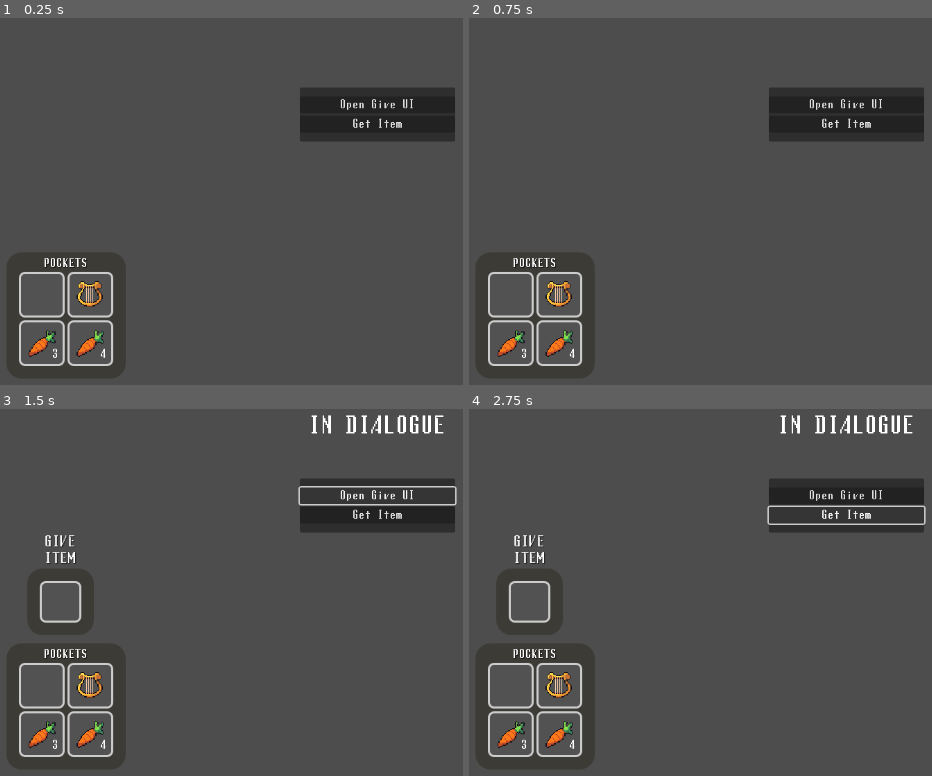
Above: before the commit, frames 1-4 (two rows, left to right).
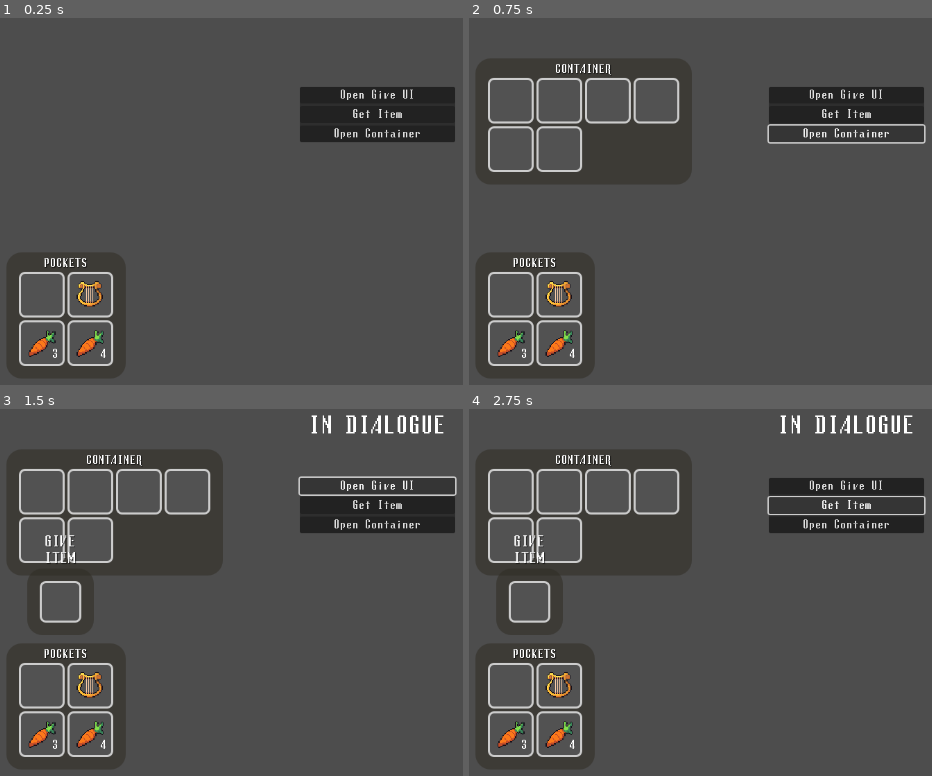
Above: after the commit, the same moments.

Repository: hamgoblin45/Fascism-Sim
Game: Godot game, scene res://Interface/inventory_ui.tscn
The game is run twice, just before and just after one commit, with the same random seed, the same clock (stepped at 60 frames per second) and the same inputs.
Inputs (mouse positions are in pixels of both pictures, inside the frame that each line leads up to):
- Up to frame 1 (0.25 s): no input
- Up to frame 2 (0.75 s): click (848, 135) at 0.5 s, where only the run after the commit has a clickable "Open Container"
- Up to frame 3 (1.5 s): click "Open Give UI" at 1.25 s
- Up to frame 4 (2.75 s): click "Get Item" at 2 s

The runs differ from the first frame. In frame 1, 0.8% of the frame differs, in the area x 65-99%, y 18-34%; in frame 2, 2.9%; in frame 3, 3.1%, in the area x 4-99%, y 12-42%; in frame 4, 3.1%.

Commit message:
External inventories

Diff:
--- /dev/null
+++ b/fasc-sim-inventory-ui/Interface/TestStuff/test_external_inventory.tres
@@ -0,0 +1,9 @@
+[gd_resource type="Resource" script_class="InventoryData" load_steps=3 format=3 uid="uid://qecerdvqb2fx"]
+
+[ext_resource type="Script" uid="uid://crfuvv7qrrub3" path="res://Data/InventoryData.gd" id="1_0jsfr"]
+[ext_resource type="Script" uid="uid://bg2a6tr7dx7cs" path="res://Data/InventorySlotData.gd" id="2_p0td4"]
+
+[resource]
+script = ExtResource("1_0jsfr")
+slot_datas = Array[ExtResource("2_p0td4")]([null, null, null, null, null, null])
+metadata/_custom_type_script = "uid://crfuvv7qrrub3"
--- a/fasc-sim-inventory-ui/Interface/inventory_slot_ui.tscn
+++ b/fasc-sim-inventory-ui/Interface/inventory_slot_ui.tscn
@@ -19,6 +19,7 @@
 script = ExtResource("1_e3oss")
 
 [node name="ItemUI" type="MarginContainer" parent="."]
+custom_minimum_size = Vector2(60, 60)
 layout_mode = 2
 theme_override_constants/margin_left = 6
 theme_override_constants/margin_top = 6
--- a/fasc-sim-inventory-ui/Interface/inventory_ui.gd
+++ b/fasc-sim-inventory-ui/Interface/inventory_ui.gd
@@ -18,6 +18,9 @@
 
 @onready var item_context_ui: PanelContainer = %ItemContextUI
 
+@onready var external_inventory: PanelContainer = %ExternalInventory
+@onready var external_slot_container: GridContainer = %ExternalSlotContainer
+
 @onready var give_item_ui: PanelContainer = %GiveItemUI
 @onready var give_item_slot: PanelContainer = %GiveItemSlot
 
@@ -25,6 +28,7 @@
 func _ready() -> void:
 	EventBus.inventory_interacted.connect(_on_inventory_interact)
 	EventBus.splitting_item_stack.connect(_on_slot_split)
+	EventBus.setting_external_inventory.connect(_set_external_inventory)
 	_set_player_inventory()
 
 
@@ -135,6 +139,19 @@
 func _on_grab_timer_timeout() -> void:
 	_set_grabbed_slot()
 
+func _set_external_inventory(inv_data: InventoryData):
+	external_inventory_data = inv_data
+	for slot in external_slot_container.get_children():
+		slot.queue_free()
+	if !inv_data:
+		external_inventory.hide()
+
+	else:
+		external_inventory.show()
+		for slot in external_inventory_data.slot_datas:
+			var slot_ui = INVENTORY_SLOT.instantiate()
+			external_slot_container.add_child(slot_ui)
+			slot_ui.set_slot_data(slot)
 
 func _on_give_item_slot_gui_input(event: InputEvent) -> void:
 	if event is InputEventMouseButton and event.is_pressed():
--- a/fasc-sim-inventory-ui/Interface/inventory_ui.tscn
+++ b/fasc-sim-inventory-ui/Interface/inventory_ui.tscn
@@ -145,6 +145,76 @@
 theme_override_styles/panel = SubResource("StyleBoxFlat_gur8t")
 
 [node name="InventorySlotUI4" parent="PlayerInventoryUI/MarginContainer/VBoxContainer/SlotsPanel/PocketSlotContainer" instance=ExtResource("2_spoia")]
+layout_mode = 2
+theme_override_styles/panel = SubResource("StyleBoxFlat_c0f0r")
+
+[node name="ExternalInventory" type="PanelContainer" parent="."]
+unique_name_in_owner = true
+visible = false
+custom_minimum_size = Vector2(304, 0)
+layout_mode = 0
+offset_left = 41.0
+offset_top = 155.0
+offset_right = 345.0
+offset_bottom = 333.0
+theme_override_styles/panel = ExtResource("6_3y5k6")
+
+[node name="MarginContainer" type="MarginContainer" parent="ExternalInventory"]
+layout_mode = 2
+theme_override_constants/margin_left = 18
+theme_override_constants/margin_top = 8
+theme_override_constants/margin_right = 18
+theme_override_constants/margin_bottom = 18
+
+[node name="VBoxContainer" type="VBoxContainer" parent="ExternalInventory/MarginContainer"]
+layout_mode = 2
+
+[node name="ExternalLabel" type="Label" parent="ExternalInventory/MarginContainer/VBoxContainer"]
+layout_mode = 2
+theme_override_colors/font_shadow_color = Color(0, 0, 0, 0.49803922)
+text = "CONTAINER"
+horizontal_alignment = 1
+
+[node name="SlotsPanel" type="PanelContainer" parent="ExternalInventory/MarginContainer/VBoxContainer"]
+layout_mode = 2
+size_flags_vertical = 3
+theme_override_styles/panel = SubResource("StyleBoxEmpty_gur8t")
+
+[node name="ExternalSlotContainer" type="GridContainer" parent="ExternalInventory/MarginContainer/VBoxContainer/SlotsPanel"]
+unique_name_in_owner = true
+layout_mode = 2
+size_flags_horizontal = 4
+columns = 4
+
+[node name="InventorySlotUI" parent="ExternalInventory/MarginContainer/VBoxContainer/SlotsPanel/ExternalSlotContainer" instance=ExtResource("2_spoia")]
+layout_mode = 2
+theme_override_styles/panel = SubResource("StyleBoxFlat_3xrn1")
+
+[node name="InventorySlotUI2" parent="ExternalInventory/MarginContainer/VBoxContainer/SlotsPanel/ExternalSlotContainer" instance=ExtResource("2_spoia")]
+layout_mode = 2
+theme_override_styles/panel = SubResource("StyleBoxFlat_3y5k6")
+
+[node name="InventorySlotUI3" parent="ExternalInventory/MarginContainer/VBoxContainer/SlotsPanel/ExternalSlotContainer" instance=ExtResource("2_spoia")]
+layout_mode = 2
+theme_override_styles/panel = SubResource("StyleBoxFlat_gur8t")
+
+[node name="InventorySlotUI4" parent="ExternalInventory/MarginContainer/VBoxContainer/SlotsPanel/ExternalSlotContainer" instance=ExtResource("2_spoia")]
+layout_mode = 2
+theme_override_styles/panel = SubResource("StyleBoxFlat_c0f0r")
+
+[node name="InventorySlotUI5" parent="ExternalInventory/MarginContainer/VBoxContainer/SlotsPanel/ExternalSlotContainer" instance=ExtResource("2_spoia")]
+layout_mode = 2
+theme_override_styles/panel = SubResource("StyleBoxFlat_3xrn1")
+
+[node name="InventorySlotUI6" parent="ExternalInventory/MarginContainer/VBoxContainer/SlotsPanel/ExternalSlotContainer" instance=ExtResource("2_spoia")]
+layout_mode = 2
+theme_override_styles/panel = SubResource("StyleBoxFlat_3y5k6")
+
+[node name="InventorySlotUI7" parent="ExternalInventory/MarginContainer/VBoxContainer/SlotsPanel/ExternalSlotContainer" instance=ExtResource("2_spoia")]
+layout_mode = 2
+theme_override_styles/panel = SubResource("StyleBoxFlat_gur8t")
+
+[node name="InventorySlotUI8" parent="ExternalInventory/MarginContainer/VBoxContainer/SlotsPanel/ExternalSlotContainer" instance=ExtResource("2_spoia")]
 layout_mode = 2
 theme_override_styles/panel = SubResource("StyleBoxFlat_c0f0r")
 
@@ -415,6 +485,11 @@
 layout_mode = 2
 mouse_filter = 1
 text = "Get Item"
+
+[node name="OpenContainer" type="Button" parent="TestStuff/TestPanel/VBoxContainer"]
+layout_mode = 2
+mouse_filter = 1
+text = "Open Container"
 
 [node name="DialogueLabel" type="Label" parent="TestStuff"]
 unique_name_in_owner = true
@@ -459,3 +534,4 @@
 [connection signal="timeout" from="GrabbedSlotUI/GrabTimer" to="." method="_on_grab_timer_timeout"]
 [connection signal="pressed" from="TestStuff/TestPanel/VBoxContainer/OpenGiveUI" to="TestStuff" method="_on_open_give_ui_pressed"]
 [connection signal="pressed" from="TestStuff/TestPanel/VBoxContainer/GetItem" to="TestStuff" method="_on_get_item_pressed"]
+[connection signal="pressed" from="TestStuff/TestPanel/VBoxContainer/OpenContainer" to="TestStuff" method="_on_open_container_pressed"]
--- a/fasc-sim-inventory-ui/Scripts/EventBus.gd
+++ b/fasc-sim-inventory-ui/Scripts/EventBus.gd
@@ -6,6 +6,8 @@
 signal inventory_item_updated(slot_data: InventorySlotData)
 signal removing_item_from_inventory(_clear_slot_data: InventorySlotData)
 signal adding_item_to_inventory(stack_data: InventorySlotData)
+
+signal setting_external_inventory(inv_data: InventoryData)
 
 signal open_item_context_menu(slot_data: InventorySlotData)
 signal open_split_stack_ui(slot_data: InventorySlotData)
--- a/fasc-sim-inventory-ui/test_stuff.gd
+++ b/fasc-sim-inventory-ui/test_stuff.gd
@@ -1,4 +1,6 @@
 extends Control
+
+const TEST_EXTERNAL_INVENTORY = preload("uid://qecerdvqb2fx")
 
 @onready var open_give_ui: Button = $TestPanel/VBoxContainer/OpenGiveUI
 @onready var get_item: Button = $TestPanel/VBoxContainer/GetItem
@@ -30,3 +32,10 @@
 	%GiveLabel.text = "You gave the npc a[n] %s" % slot.item_data.name
 	await get_tree().create_timer(2.0).timeout
 	%GiveLabel.hide()
+
+
+func _on_open_container_pressed() -> void:
+	if !%ExternalInventory.visible:
+		EventBus.setting_external_inventory.emit(TEST_EXTERNAL_INVENTORY)
+	else:
+		EventBus.setting_external_inventory.emit(null)
